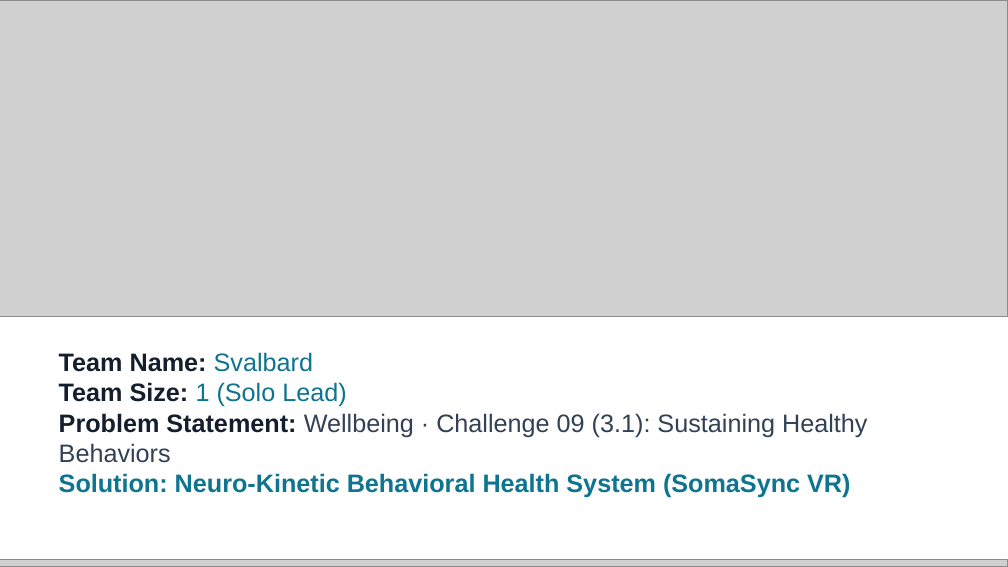
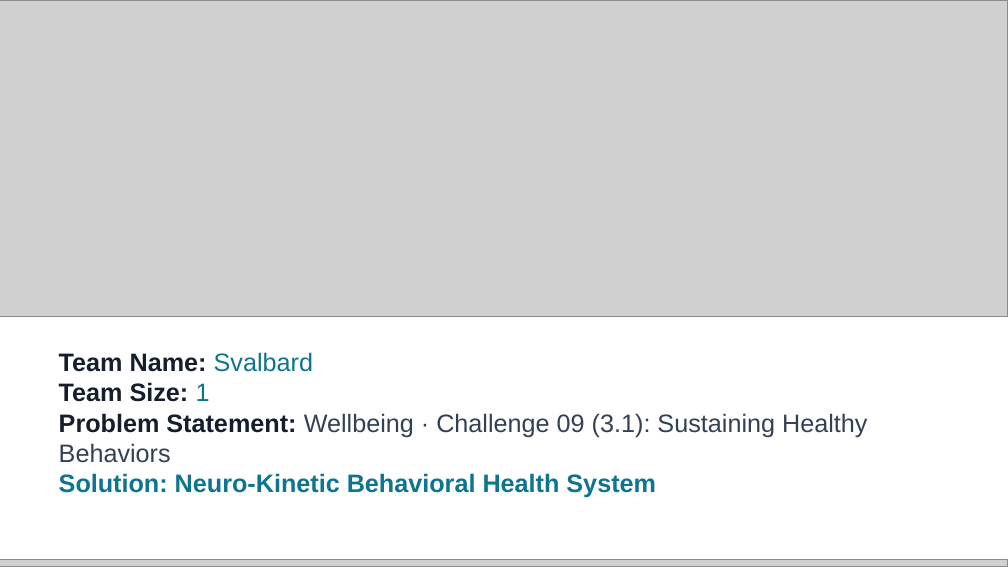
Before and after one commit to chiraghs/Neuro-Kinetic-Behavioral-Health-System, a slide deck: slide 1 of [PUB] Future Health Digital Innovation Challenge | Submission Template.pptx. Drawn at 1008x567 pixels with LibreOffice and Linux fonts; fonts in the diff are those of the drawing; grey boxes stand for pictures. Boxes give left, top, right and bottom in pixels: in the first picture for what was removed or moved away, otherwise in the second. Text is boxed around its words. In the diff, an @@ line names an element or a change of style, - is before the commit and + after.

```diff
--- a/[PUB] Future Health Digital Innovation Challenge | Submission Template.pptx
+++ b/[PUB] Future Health Digital Innovation Challenge | Submission Template.pptx
@@ text at (59,382,867,498): text changed; text colour #0E7490 to #334155 @@
-Team Size: 1 (Solo Lead)
-Problem Statement: Wellbeing · Challenge 09 (3.1): Sustaining Healthy Behaviors
-Solution: Neuro-Kinetic Behavioral Health System (SomaSync VR)
+Team Size: 1
+Problem Statement: Wellbeing · Challenge 09 (3.1): Sustaining Healthy Behaviors
+Solution: Neuro-Kinetic Behavioral Health System
```
Also in this commit, not shown: 14 other slides changed, 2 other files.
